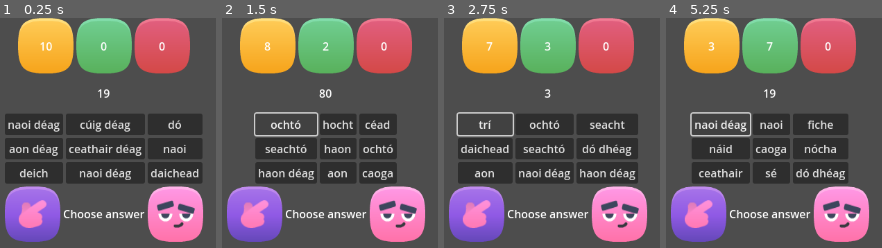
Above: before the commit, frames 1-4 (left to right).
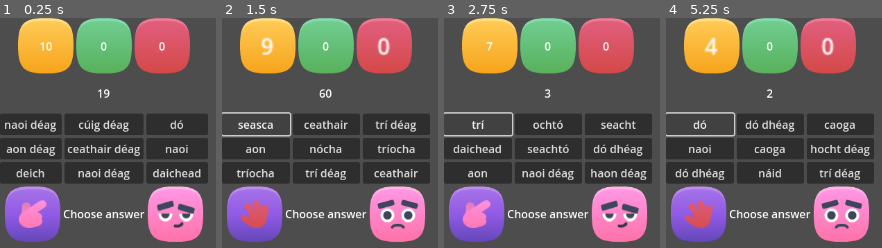
Above: after the commit, the same moments.

Repository: rdubisz/teanga-plus
Game: Godot game, scene res://window_choose_from_nine.tscn
The game is run twice, just before and just after one commit, with the same random seed, the same clock (stepped at 60 frames per second) and the same inputs. Sound files missing from this copy of the repository are replaced by a short silence.
Inputs:
- Up to frame 1 (0.25 s): no input
- Up to frame 2 (1.5 s): click "naoi déag" at 0.5 s; click "seasca" at 1.25 s
- Up to frame 3 (2.75 s): click "ochtó" at 2 s
- Up to frame 4 (5.25 s): click "trí" at 2.75 s; click "nócha" at 3.5 s; click "seacht déag" at 4.25 s; click "dó" at 5 s

The runs differ from the first frame. In frame 1, 6.4% of the frame differs, in the area x 0-97%, y 41-72%; in frame 2, 15%, in the area x 0-97%, y 8-92%; in frame 3, 7.9%; in frame 4, 14%.
Error after the commit: Invalid cast: could not convert value to 'String'. (res://scripts/choose_from_nine_lesson.gd:90)

Commit message:
Sounds and reactions for correct/wrong answers

Diff:
--- a/scripts/choose_from_nine_lesson.gd
+++ b/scripts/choose_from_nine_lesson.gd
@@ -4,11 +4,17 @@
 
 
 var lesson_name: String
+const number_of_steps := 10
+# Raw data of Dictionary[String,Array[String]], example:
+# { "question": ["correct1", "correct2"] }
 var raw_data: Dictionary
+# An array of all answers for any question in raw data
 var all_answers: Array[String]
-var steps: Array
+# An Array[Dictionary[String,Array]] of prepared steps, example:
+# {"question": "what char?","correct_answers": ["a", "b"],"choices": ["a", "b", "c", "d"],"chosen": ""}
+# "chosen" is empty for unanswered steps
+var steps: Array #
 var current_step_number := 0
-var number_of_steps := 10
 
 
 func load_raw_data():
@@ -64,19 +70,26 @@
 	return steps.size() - current_step_number
 
 
-func number_of_correct_answers() -> int:
+func number_of_correct_and_wrong_answers() -> Dictionary[String, int]:
 	var found_correct := 0
+	var found_wrong := 0
 	for a_step in steps:
-		if a_step["chosen"] != "":
-			if a_step["correct_answers"].has(a_step["chosen"]):
+		var corectness := check_step_answer(a_step)
+		match corectness:
+			1:
 				found_correct += 1
-	return found_correct
+			-1:
+				found_wrong += 1
+	return {
+		"correct": found_correct,
+		"wrong": found_wrong
+		}
 
 
-func number_of_wrong_answers() -> int:
-	var found_wrong := 0
-	for a_step in steps:
-		if a_step["chosen"] != "":
-			if not a_step["correct_answers"].has(a_step["chosen"]):
-				found_wrong += 1
-	return found_wrong
+func check_step_answer(a_step: Dictionary) -> int:
+	if a_step["chosen"] as String == "":
+		return 0
+	elif a_step["correct_answers"].has(a_step["chosen"]):
+		return 1
+	else:
+		return -1
--- a/scripts/window_choose_from_nine.gd
+++ b/scripts/window_choose_from_nine.gd
@@ -15,6 +15,8 @@
 @onready var btn_answer_6: Button = $MarginOuter/VBoxOuter/MarginChoices/Grid/ButtonAnswer6
 @onready var btn_answer_7: Button = $MarginOuter/VBoxOuter/MarginChoices/Grid/ButtonAnswer7
 @onready var btn_answer_8: Button = $MarginOuter/VBoxOuter/MarginChoices/Grid/ButtonAnswer8
+@onready var hand_reaction: TextureRect = $MarginOuter/VBoxOuter/MarginReaction/HBoxReaction/TextureRectReactionHandBg/TextureRectReactionHandFg
+@onready var face_reaction: TextureRect = $MarginOuter/VBoxOuter/MarginReaction/HBoxReaction/TextureRectReactionFaceBg/TextureRectReactionFaceFg
 
 
 # Called when the node enters the scene tree for the first time.
@@ -45,8 +47,23 @@
 	btn_answer_7.text = step["choices"][7]
 	btn_answer_8.text = step["choices"][8]
 	lbl_remaining.text = str(lesson.number_of_remaining_steps())
-	lbl_correct.text = str(lesson.number_of_correct_answers())
-	lbl_wrong.text = str(lesson.number_of_wrong_answers())
+	var results := lesson.number_of_correct_and_wrong_answers()
+	lbl_correct.text = str(results["correct"])
+	lbl_wrong.text = str(results["wrong"])
+	hand_reaction.texture = load("res://assets/pink_hand_point.png")
+	face_reaction.texture = load("res://assets/face_h.png")
+	lbl_remaining.scale.x = 1
+	lbl_remaining.scale.y = lbl_remaining.scale.x
+	lbl_remaining.pivot_offset.x = lbl_remaining.size.x/2
+	lbl_remaining.pivot_offset.y = lbl_remaining.size.y/2
+	lbl_correct.scale.x = 1
+	lbl_correct.scale.y = lbl_correct.scale.x
+	lbl_correct.pivot_offset.x = lbl_correct.size.x/2
+	lbl_correct.pivot_offset.y = lbl_correct.size.y/2
+	lbl_wrong.scale.x = 1
+	lbl_wrong.scale.y = lbl_wrong.scale.x
+	lbl_wrong.pivot_offset.x = lbl_wrong.size.x/2
+	lbl_wrong.pivot_offset.y = lbl_wrong.size.y/2
 
 
 func process_step(step_num: int, option_chosen: String):
@@ -57,48 +74,68 @@
 	var step = lesson.steps[step_num]
 	step["chosen"] = option_chosen
 	lesson.current_step_number += 1
+	var result := lesson.check_step_answer(step)
+	lbl_remaining.scale.x = 2
+	lbl_remaining.scale.y = lbl_remaining.scale.x
+	lbl_remaining.pivot_offset.x = lbl_remaining.size.x/2
+	lbl_remaining.pivot_offset.y = lbl_remaining.size.y/2
+	if result > 0:
+		$AudioPlayerYes.play()
+		hand_reaction.texture = load("res://assets/green_hand_thumb.png")
+		face_reaction.texture = load("res://assets/face_a.png")
+		lbl_correct.scale.x = 2
+		lbl_correct.scale.y = lbl_correct.scale.x
+		lbl_correct.pivot_offset.x = lbl_correct.size.x/2
+		lbl_correct.pivot_offset.y = lbl_correct.size.y/2
+	else:
+		$AudioPlayerNo.play()
+		hand_reaction.texture = load("res://assets/red_hand_open.png")
+		face_reaction.texture = load("res://assets/face_i.png")
+		lbl_wrong.scale.x = 2
+		lbl_wrong.scale.y = lbl_wrong.scale.x
+		lbl_wrong.pivot_offset.x = lbl_wrong.size.x/2
+		lbl_wrong.pivot_offset.y = lbl_wrong.size.y/2
 
 
 func _on_button_answer_0_pressed() -> void:
 	process_step(lesson.current_step_number, btn_answer_0.text)
-	draw_step(lesson.current_step_number)
 
 
 func _on_button_answer_1_pressed() -> void:
 	process_step(lesson.current_step_number, btn_answer_1.text)
-	draw_step(lesson.current_step_number)
 
 
 func _on_button_answer_2_pressed() -> void:
 	process_step(lesson.current_step_number, btn_answer_2.text)
-	draw_step(lesson.current_step_number)
 
 
 func _on_button_answer_3_pressed() -> void:
 	process_step(lesson.current_step_number, btn_answer_3.text)
-	draw_step(lesson.current_step_number)
 
 
 func _on_button_answer_4_pressed() -> void:
 	process_step(lesson.current_step_number, btn_answer_4.text)
-	draw_step(lesson.current_step_number)
 
 
 func _on_button_answer_5_pressed() -> void:
 	process_step(lesson.current_step_number, btn_answer_5.text)
-	draw_step(lesson.current_step_number)
 
 
 func _on_button_answer_6_pressed() -> void:
 	process_step(lesson.current_step_number, btn_answer_6.text)
-	draw_step(lesson.current_step_number)
 
 
 func _on_button_answer_7_pressed() -> void:
 	process_step(lesson.current_step_number, btn_answer_7.text)
-	draw_step(lesson.current_step_number)
 
 
 func _on_button_answer_8_pressed() -> void:
 	process_step(lesson.current_step_number, btn_answer_8.text)
+
+
+func _on_audio_player_yes_finished() -> void:
 	draw_step(lesson.current_step_number)
+
+
+func _on_audio_player_no_finished() -> void:
+	draw_step(lesson.current_step_number)
--- a/window_choose_from_nine.tscn
+++ b/window_choose_from_nine.tscn
@@ -8,6 +8,8 @@
 [ext_resource type="Texture2D" uid="uid://b1qw477k10tkt" path="res://assets/pink_hand_point.png" id="6_thbcn"]
 [ext_resource type="Texture2D" uid="uid://c5el5oweh2xd8" path="res://assets/pink_body_squircle.png" id="7_wibry"]
 [ext_resource type="Texture2D" uid="uid://bulxfxk6xm4g1" path="res://assets/face_h.png" id="8_f12a8"]
+[ext_resource type="AudioStream" uid="uid://d2xa4gekkcpye" path="res://assets/ta.ogg" id="9_o1fxi"]
+[ext_resource type="AudioStream" uid="uid://oh5htupoj65q" path="res://assets/nil.ogg" id="10_5rnhm"]
 
 [node name="WindowChooseFromNine" type="Control"]
 layout_mode = 3
@@ -114,44 +116,52 @@
 
 [node name="Grid" type="GridContainer" parent="MarginOuter/VBoxOuter/MarginChoices"]
 layout_mode = 2
-size_flags_horizontal = 4
 size_flags_vertical = 4
 columns = 3
 
 [node name="ButtonAnswer0" type="Button" parent="MarginOuter/VBoxOuter/MarginChoices/Grid"]
 layout_mode = 2
+size_flags_horizontal = 3
 text = "1"
 
 [node name="ButtonAnswer1" type="Button" parent="MarginOuter/VBoxOuter/MarginChoices/Grid"]
 layout_mode = 2
+size_flags_horizontal = 3
 text = "2"
 
 [node name="ButtonAnswer2" type="Button" parent="MarginOuter/VBoxOuter/MarginChoices/Grid"]
 layout_mode = 2
+size_flags_horizontal = 3
 text = "3"
 
 [node name="ButtonAnswer3" type="Button" parent="MarginOuter/VBoxOuter/MarginChoices/Grid"]
 layout_mode = 2
+size_flags_horizontal = 3
 text = "4"
 
 [node name="ButtonAnswer4" type="Button" parent="MarginOuter/VBoxOuter/MarginChoices/Grid"]
 layout_mode = 2
+size_flags_horizontal = 3
 text = "5"
 
 [node name="ButtonAnswer5" type="Button" parent="MarginOuter/VBoxOuter/MarginChoices/Grid"]
 layout_mode = 2
+size_flags_horizontal = 3
 text = "6"
 
 [node name="ButtonAnswer6" type="Button" parent="MarginOuter/VBoxOuter/MarginChoices/Grid"]
 layout_mode = 2
+size_flags_horizontal = 3
 text = "7"
 
 [node name="ButtonAnswer7" type="Button" parent="MarginOuter/VBoxOuter/MarginChoices/Grid"]
 layout_mode = 2
+size_flags_horizontal = 3
 text = "8"
 
 [node name="ButtonAnswer8" type="Button" parent="MarginOuter/VBoxOuter/MarginChoices/Grid"]
 layout_mode = 2
+size_flags_horizontal = 3
 text = "9"
 
 [node name="MarginReaction" type="MarginContainer" parent="MarginOuter/VBoxOuter"]
@@ -202,6 +212,12 @@
 grow_horizontal = 2
 grow_vertical = 2
 texture = ExtResource("8_f12a8")
+
+[node name="AudioPlayerYes" type="AudioStreamPlayer" parent="."]
+stream = ExtResource("9_o1fxi")
+
+[node name="AudioPlayerNo" type="AudioStreamPlayer" parent="."]
+stream = ExtResource("10_5rnhm")
 
 [connection signal="pressed" from="MarginOuter/VBoxOuter/MarginChoices/Grid/ButtonAnswer0" to="." method="_on_button_answer_0_pressed"]
 [connection signal="pressed" from="MarginOuter/VBoxOuter/MarginChoices/Grid/ButtonAnswer1" to="." method="_on_button_answer_1_pressed"]
@@ -212,3 +228,5 @@
 [connection signal="pressed" from="MarginOuter/VBoxOuter/MarginChoices/Grid/ButtonAnswer6" to="." method="_on_button_answer_6_pressed"]
 [connection signal="pressed" from="MarginOuter/VBoxOuter/MarginChoices/Grid/ButtonAnswer7" to="." method="_on_button_answer_7_pressed"]
 [connection signal="pressed" from="MarginOuter/VBoxOuter/MarginChoices/Grid/ButtonAnswer8" to="." method="_on_button_answer_8_pressed"]
+[connection signal="finished" from="AudioPlayerYes" to="." method="_on_audio_player_yes_finished"]
+[connection signal="finished" from="AudioPlayerNo" to="." method="_on_audio_player_no_finished"]
Binary file added: assets/face_a.png
Not shown, added: assets/face_a.png.import
Binary file added: assets/face_i.png
Not shown, added: assets/face_i.png.import
Not shown, added: assets/nil.ogg.import
Not shown, added: assets/ta.ogg.import
Not shown: 1 places in window_choose_from_nine.tscn that only renumber resources
Not shown, added: assets/nil.ogg
Not shown, added: assets/ta.ogg
